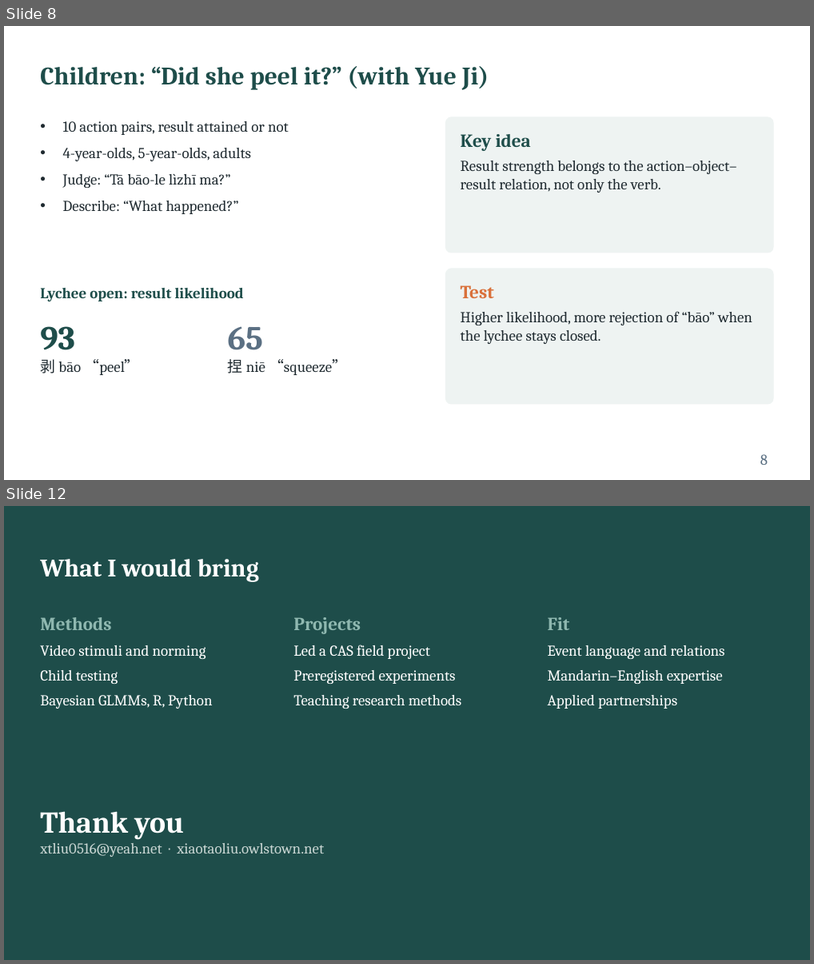
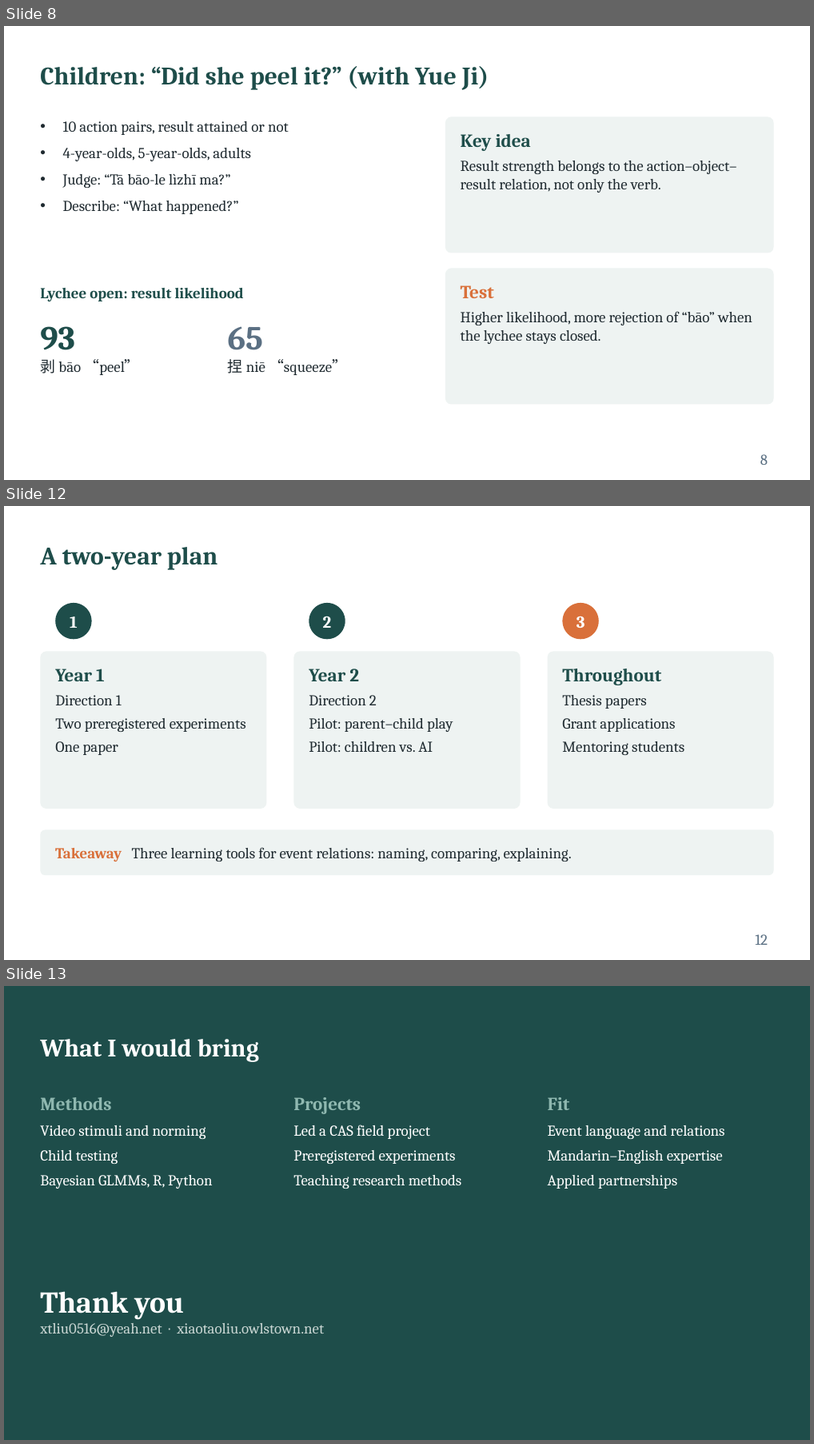
Before and after one commit to xtaoliu/claude, a slide deck: Liu_postdoc_interview_talk.pptx. Shown one above the other, each under a label of ours: slides 8 and 12 before the commit, slides 8, 12 and 13 after it; the slides between them are not shown. The pictures are 814x964 and 814x1444 pixels, drawn with LibreOffice and Linux fonts; fonts in the diff are those of the drawing. Boxes give left, top, right and bottom in pixels: in the first picture for what was removed or moved away, otherwise in the second. Text is boxed around its words. In the diff, an @@ line names an element or a change of style, - is before the commit and + after.

```diff
--- a/Liu_postdoc_interview_talk.pptx
+++ b/Liu_postdoc_interview_talk.pptx
@@ slide 12 added at <box>4,506,810,960</box>, background #FFFFFF @@
@@ title added at <box>40,547,218,570</box>, 30 pt, text #1E4D4A, bold @@
+A two-year plan
@@ ellipse added at <box>55,603,92,639</box>, fill #1E4D4A @@
@@ text added at <box>70,616,78,628</box>, 20 pt, text #FFFFFF, bold @@
+1
@@ ellipse added at <box>309,603,345,639</box>, fill #1E4D4A @@
@@ text added at <box>323,616,332,628</box>, 20 pt, text #FFFFFF, bold @@
+2
@@ ellipse added at <box>563,603,599,639</box>, fill #D9703A @@
@@ text added at <box>577,616,586,628</box>, 20 pt, text #FFFFFF, bold @@
+3
@@ rounded rectangle added at <box>40,651,266,808</box>, fill #EEF3F2 @@
@@ text added at <box>55,668,246,755</box>, 18 pt, text #1F2A30 @@
+Year 1
+Direction 1
+Two preregistered experiments
+One paper
@@ rounded rectangle added at <box>294,651,520,808</box>, fill #EEF3F2 @@
@@ text added at <box>309,668,454,752</box>, 18 pt, text #1F2A30 @@
+Year 2
+Direction 2
+Pilot: parent–child play
+Pilot: children vs. AI
@@ rounded rectangle added at <box>548,651,774,808</box>, fill #EEF3F2 @@
@@ text added at <box>562,668,685,755</box>, 18 pt, text #1F2A30 @@
+Throughout
+Thesis papers
+Grant applications
+Mentoring students
@@ rounded rectangle added at <box>40,830,774,875</box>, fill #EEF3F2 @@
@@ text added at <box>55,847,572,861</box>, 18 pt, text #1F2A30 @@
+Takeaway Three learning tools for event relations: naming, comparing, explaining.
@@ page number added at <box>755,934,768,944</box>, 18 pt, text #5B7083 @@
+12
@@ what was slide 12 is now slide 13 @@
```
Also in this commit, not shown: 3 slides changed, 2 other slides added, 2 slides removed, 1 other file.
